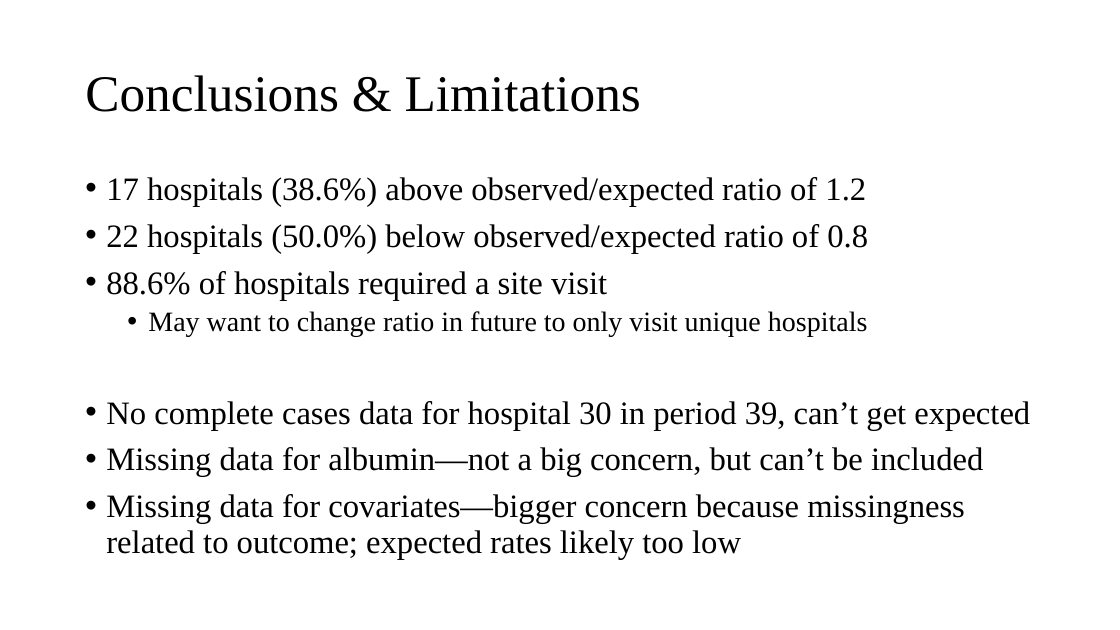
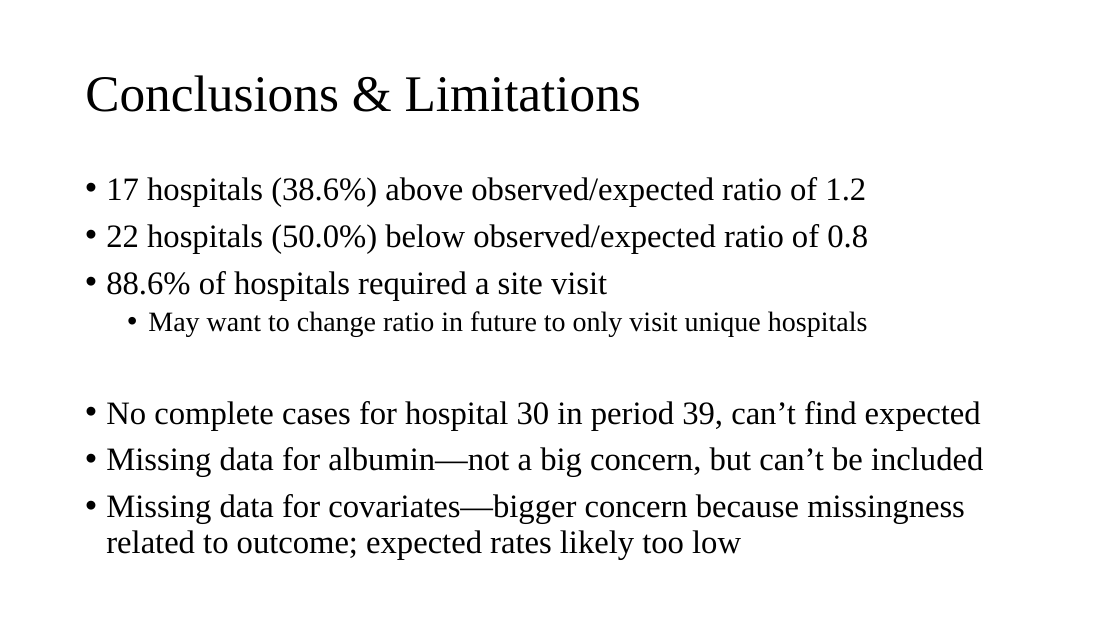
Before and after one commit to johnsra3/bios6623-johnsra3, a slide deck: slide 7 of Project2/Reports/Project 2 Final Presentation.pptx. Drawn at 1120x630 pixels with LibreOffice and Linux fonts; fonts in the diff are those of the drawing. Boxes give left, top, right and bottom in pixels: in the first picture for what was removed or moved away, otherwise in the second. Text is boxed around its words. In the diff, an @@ line names an element or a change of style, - is before the commit and + after.

```diff
--- a/Project2/Reports/Project 2 Final Presentation.pptx
+++ b/Project2/Reports/Project 2 Final Presentation.pptx
@@ text at (106,401,981,430): text changed @@
-• No complete cases data for hospital 30 in period 39, can’t get expected
+• No complete cases for hospital 30 in period 39, can’t find expected
```
Also in this commit, not shown: 5 other slides changed, 1 other file.
